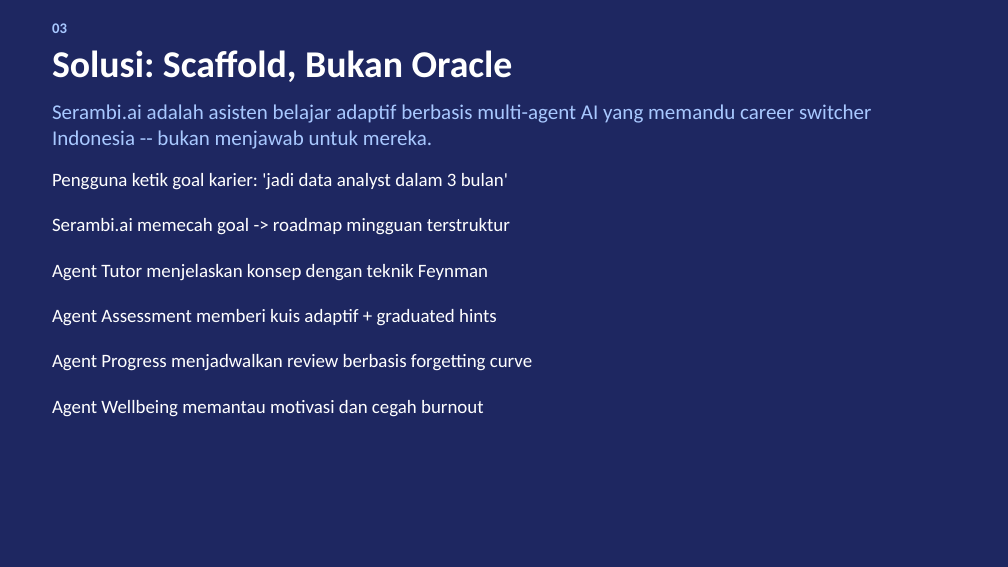
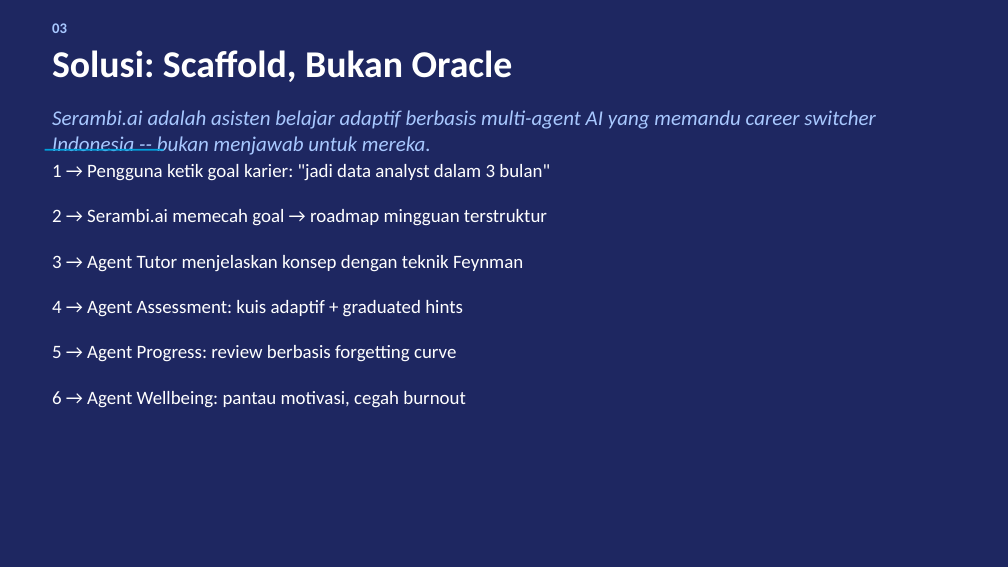
Before and after one commit to mmuchsin/serambi-ai, a slide deck: slide 3 of slides/serambi-pitch-deck.pptx. Drawn at 1008x567 pixels with LibreOffice and Linux fonts; fonts in the diff are those of the drawing. Boxes give left, top, right and bottom in pixels: in the first picture for what was removed or moved away, otherwise in the second. Text is boxed around its words. In the diff, an @@ line names an element or a change of style, - is before the commit and + after.

```diff
--- a/slides/serambi-pitch-deck.pptx
+++ b/slides/serambi-pitch-deck.pptx
@@ text "Serambi.ai adalah asisten belajar adaptif ..." at [52, 110, 876, 155]: italic on @@
@@ rectangle added at [45, 149, 163, 150], fill #009FDB @@
@@ text at [52, 164, 550, 406]: text changed @@
-Pengguna ketik goal karier: 'jadi data analyst dalam 3 bulan'
-Serambi.ai memecah goal -> roadmap mingguan terstruktur
-Agent Tutor menjelaskan konsep dengan teknik Feynman
-Agent Assessment memberi kuis adaptif + graduated hints
-Agent Progress menjadwalkan review berbasis forgetting curve
-Agent Wellbeing memantau motivasi dan cegah burnout
+1 → Pengguna ketik goal karier: "jadi data analyst dalam 3 bulan"
+2 → Serambi.ai memecah goal → roadmap mingguan terstruktur
+3 → Agent Tutor menjelaskan konsep dengan teknik Feynman
+4 → Agent Assessment: kuis adaptif + graduated hints
+5 → Agent Progress: review berbasis forgetting curve
+6 → Agent Wellbeing: pantau motivasi, cegah burnout
```
Also in this commit, not shown: 9 other slides changed, 1 other file.
